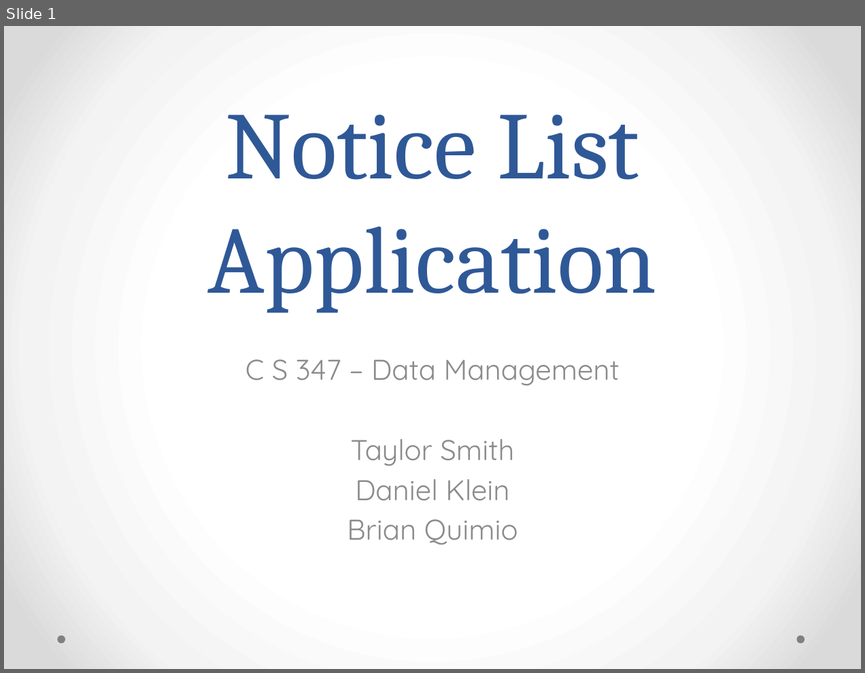
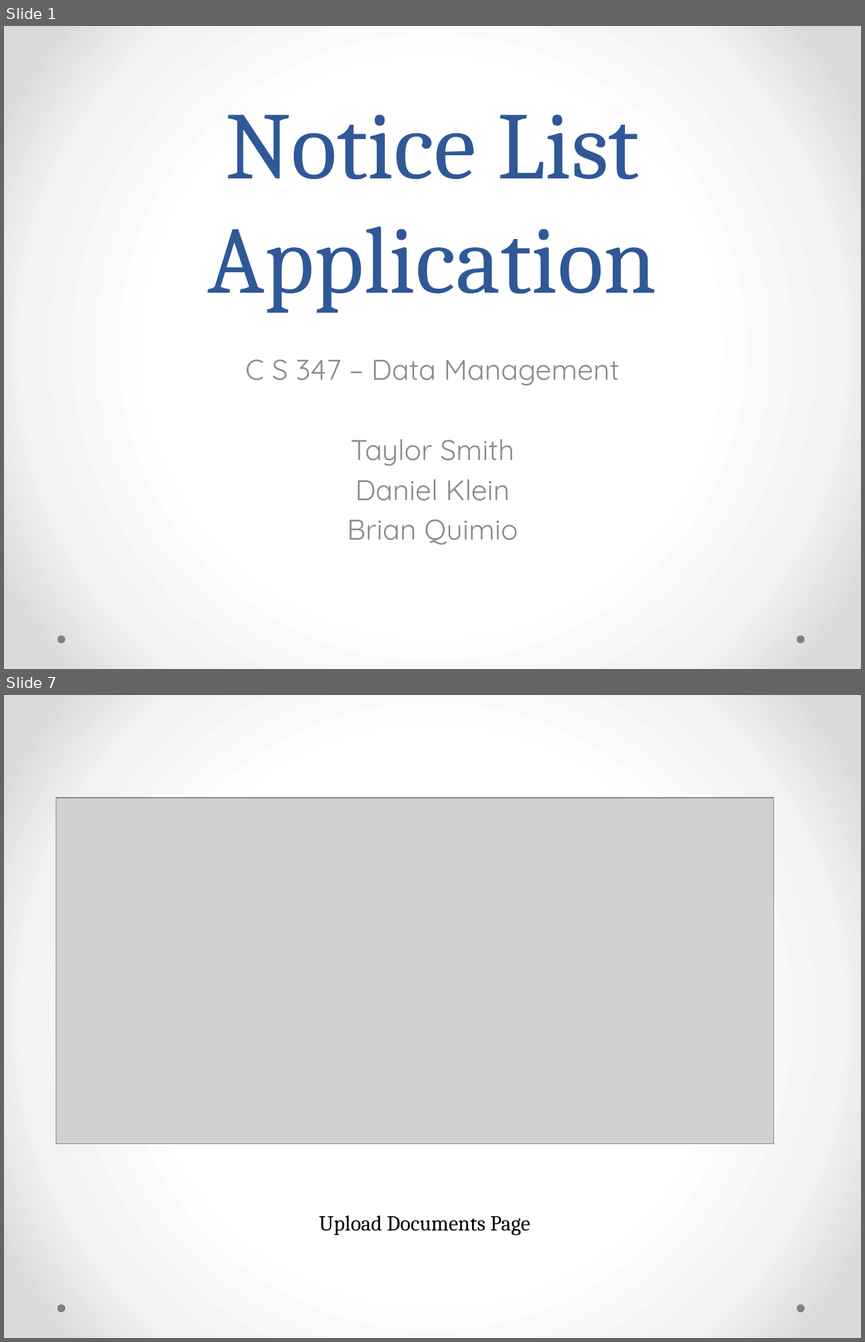
Before and after one commit to mpanoratra/cs347_final_project, a slide deck: FinalPresentation.pptx. Shown one above the other, each under a label of ours: slide 1 before the commit, slides 1 and 7 after it; the slides between them are not shown. The pictures are 865x673 and 865x1342 pixels, drawn with LibreOffice and Linux fonts; fonts in the diff are those of the drawing; grey boxes stand for pictures. Boxes give left, top, right and bottom in pixels: in the first picture for what was removed or moved away, otherwise in the second. Text is boxed around its words. In the diff, an @@ line names an element or a change of style, - is before the commit and + after.

Commit message:
presentation w/ screenshots

```diff
--- a/FinalPresentation.pptx
+++ b/FinalPresentation.pptx
@@ slide 7 added at (4, 695, 861, 1338), background gradient #FFFFFF to #F4F4F4 to #DADADA; not listed: 2 template elements that a slide beside it also shows @@
@@ picture added at (56, 798, 773, 1143) @@
@@ text added at (319, 1215, 530, 1235), 18 pt, text #000000 @@
+Upload Documents Page
```
Also in this commit, not shown: 1 slide changed, 6 other slides added, 1 slide removed.
